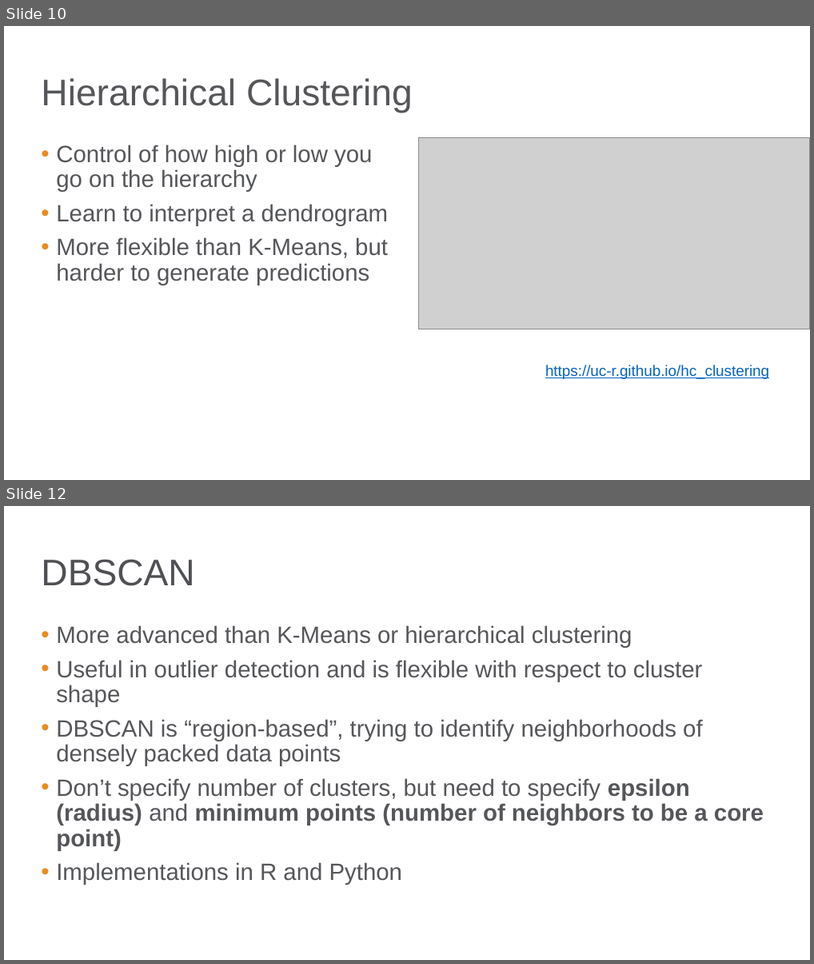
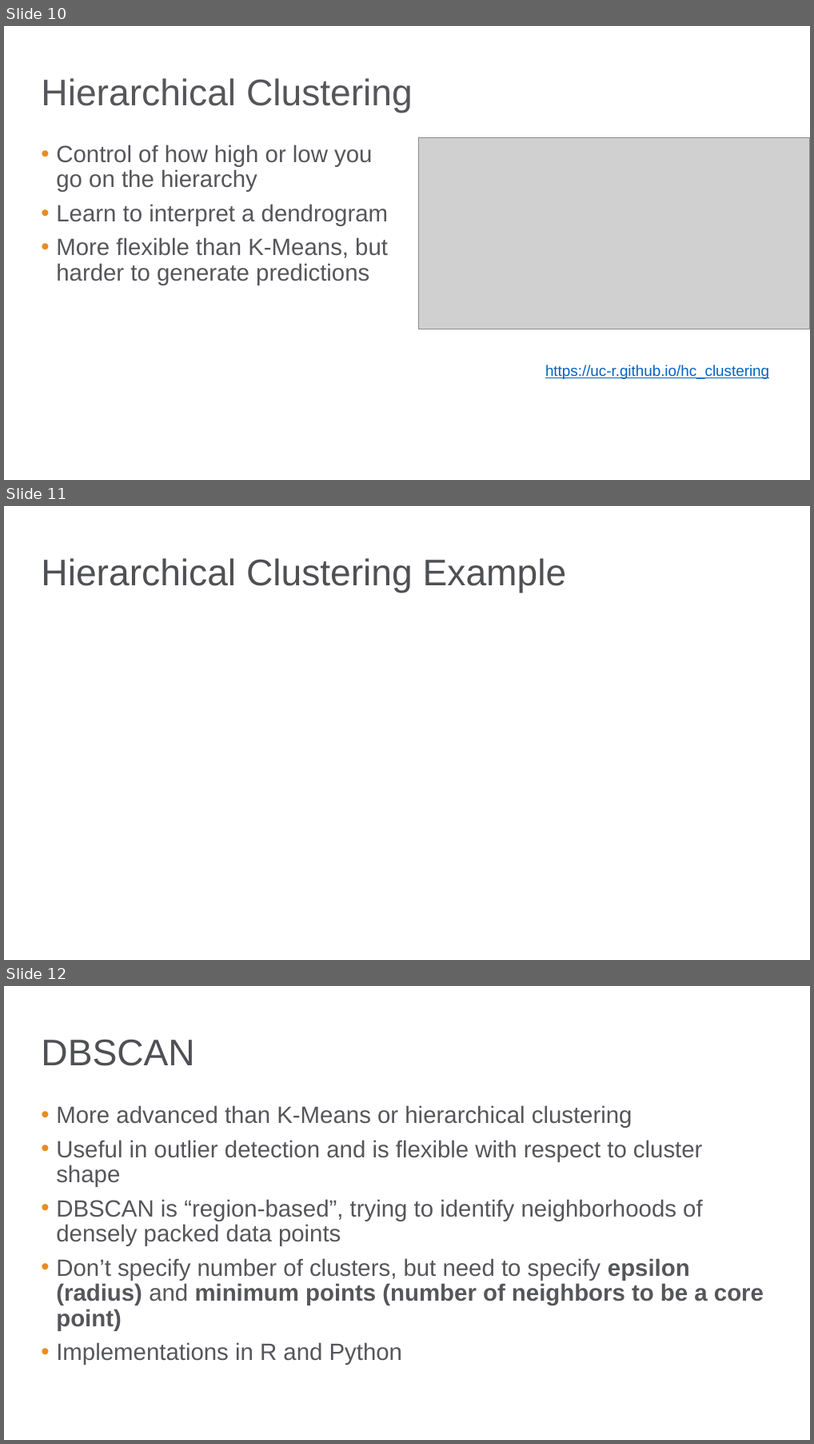
Before and after one commit to bgstieber/APRA-PD-DAS-2019, a slide deck: Generating Insights from Clustering Large Donors - BStieber APRA DAS19.pptx. Shown one above the other, each under a label of ours: slides 10 and 12 before the commit, slides 10, 11 and 12 after it; the slides between them are not shown. The pictures are 814x964 and 814x1444 pixels, drawn with LibreOffice and Linux fonts; fonts in the diff are those of the drawing; grey boxes stand for pictures; background and template pictures are left out. Boxes give left, top, right and bottom in pixels: in the first picture for what was removed or moved away, otherwise in the second. Text is boxed around its words. In the diff, an @@ line names an element or a change of style, - is before the commit and + after.

```diff
--- a/Generating Insights from Clustering Large Donors - BStieber APRA DAS19.pptx
+++ b/Generating Insights from Clustering Large Donors - BStieber APRA DAS19.pptx
@@ slide 11 added at (4, 506, 810, 960), background picture (left out) @@
@@ title added at (41, 558, 567, 593), 33 pt, text #4F5054 @@
+Hierarchical Clustering Example
```
Also in this commit, not shown: 5 slides changed, 1 slide removed.
